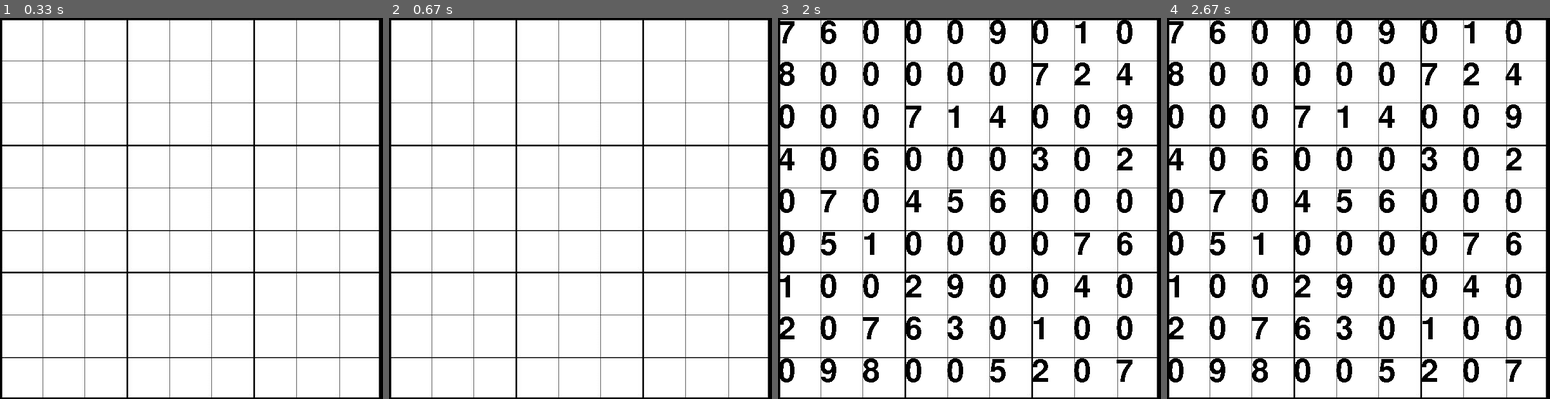
Above: before the commit, frames 1-4 (left to right).
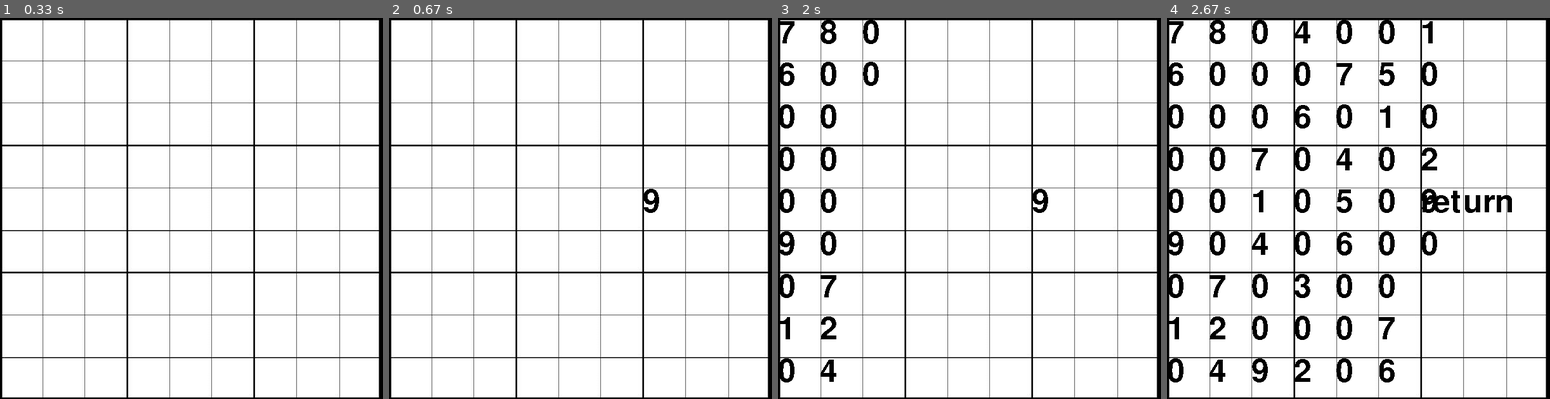
Above: after the commit, the same moments.

Repository: TedGraveson/Suduko
Game: pygame game, started from Suduko.py
Same seed, same stepped clock (60 frames per second), same inputs: the game is played once before the commit and once after it.
Inputs (mouse positions are in pixels of both pictures, inside the frame that each line leads up to):
- Up to frame 1 (0.33 s): no input
- Up to frame 2 (0.67 s): click (676, 208) at 0.38 s
- Up to frame 3 (2 s): tap Enter at 1.67 s
- Up to frame 4 (2.67 s): no input

Frame 1 is identical in both runs. In frame 2, 0.2% of the frame differs, in the area x 66-71%, y 44-52%; in frame 3, 9.4%, in the area x 0-93%, y 0-96%; in frame 4, 6.8%.

Commit message:
Grid updates
Can change grid with keyboard input, still needs work with rectangle blits

Diff:
--- a/Suduko.py
+++ b/Suduko.py
@@ -4,6 +4,9 @@
 
 boardImg = pygame.image.load("SudokuBoard900.jpg")
 boardImg = pygame.transform.scale(boardImg, (600, 600))
+
+white = (255,255,255)
+
 class GridSquare():
     def __init__(self, pos, num):
         self.pos = pos
@@ -19,10 +22,13 @@
     def setNum(self, num):
         self.num = num
 
+    def setSelect(self, state):
+        self.selected = state
+
     def __str__(self):
         return str(self.num)
 
-class Board():
+class Suduko():
     def __init__(self, board):
         self.boardState = []
         for row in range(len(board)):
@@ -46,19 +52,23 @@
     def getSquare(self, pos):
         return self.boardState[pos[0]][pos[1]]
 
+    def selectSquare(self, pos):
+        self.getSquare(pos).setSelect(True)
+
 
 
 class SudukoGUI():
-    def __init__(self, board):
+    def __init__(self, suduko):
         pygame.init()
         self.running = True
-        self.board = board
+        self.board = suduko
         self.windowSize = (900, 600)
         self.boardWidth = 600
         self.boardHeight = 600
         self.screen = pygame.display.set_mode(self.windowSize)
         self.screen.blit(boardImg, (0,0))
         self.font = pygame.font.Font('freesansbold.ttf', 50)
+        self.focusSquare = (0,0)
         pygame.display.update()
         self.startGame()
 
@@ -72,15 +82,12 @@
     def drawSquare(self, gridSquare):
         #Number to be drawn
         square = self.font.render(str(gridSquare.getNum()), False, (0,0,0))
-        print(gridSquare.getPos()[0])
-        print(gridSquare.getPos()[1])
-        print(self.windowSize[0]/3)
         boardWidth = self.windowSize[0]-(self.windowSize[0]/3)
         boardHeight = self.windowSize[1]
         xPos = boardWidth/9 * gridSquare.getPos()[1]
         yPos = boardHeight/9 * gridSquare.getPos()[0]
-        self.screen.blit(square, (xPos, yPos))
-
+        self.screen.blit(square, (yPos, xPos))
+        pygame.display.update()
 
 
     def startGame(self):
@@ -89,54 +96,22 @@
                 if event.type == pygame.QUIT:
                     self.running = False
                 elif event.type == pygame.KEYDOWN:
+                    self.board.setSquare(self.focusSquare, pygame.key.name(event.key))
                     self.drawBoard()
                 elif event.type == pygame.MOUSEBUTTONDOWN:
                     pos = pygame.mouse.get_pos()
-                    print(pos)
-                    row = -1
-                    col = -1
-                    if pos[0] < self.boardWidth/9:
-                        col = 0
-                    elif pos[0] >= self.boardWidth/9 * 1 and pos[0]  < self.boardWidth/9 *2:
-                        col = 1
-                    elif pos[0] >= self.boardWidth/9 * 2 and pos[0]  < self.boardWidth/9 *3:
-                        col = 2
-                    elif pos[0] >= self.boardWidth/9 * 3 and pos[0]  < self.boardWidth/9 *4:
-                        col = 3
-                    elif pos[0] >= self.boardWidth/9 * 4 and pos[0]  < self.boardWidth/9 *5:
-                        col = 4
-                    elif pos[0] >=self.boardWidth/9 * 5 and pos[0]  < self.boardWidth/9 *6:
-                        col = 5
-                    elif pos[0] >= self.boardWidth/9 * 1 and pos[0]  < self.boardWidth/9 *7:
-                        col = 6
-                    elif pos[0] >= self.boardWidth/9 * 7 and pos[0]  < self.boardWidth/9 *8:
-                        col = 7
-                    elif pos[0] >= self.boardWidth/9 * 8 and pos[0]  <= self.boardWidth/9 *9:
-                        col = 8
-                    print(col)
-                    if pos[1] < self.boardHeight/9:
-                        row = 0
-                    elif pos[1] >= self.boardHeight/9 * 1 and pos[1]  < self.boardHeight/9 *2:
-                        row = 1
-                    elif pos[1] >= self.boardHeight/9 * 2 and pos[1]  < self.boardHeight/9 *3:
-                        row = 2
-                    elif pos[1] >= self.boardHeight/9 * 3 and pos[1]  < self.boardHeight/9 *4:
-                        row = 3
-                    elif pos[1] >= self.boardHeight/9 * 4 and pos[1]  < self.boardHeight/9 *5:
-                        row = 4
-                    elif pos[1] >= self.boardHeight/9 * 5 and pos[1]  < self.boardHeight/9 *6:
-                        row = 5
-                    elif pos[1] >= self.boardHeight/9 * 1 and pos[1]  < self.boardHeight/9 *7:
-                        row = 6
-                    elif pos[1] >= self.boardHeight/9 * 7 and pos[1]  < self.boardHeight/9 *8:
-                        row = 7
-                    elif pos[1] >= self.boardHeight/9 * 8 and pos[1]  <= self.boardHeight/9 *9:
-                        row = 8
-                    print(row)
+                    if pos[0] <= 600:
+                        col = int(pos[0] // (self.boardWidth/9))
+                        row = int(pos[1] // (self.boardHeight/9))
+                        self.drawSquare(self.board.getSquare((row,col)))
+                        self.board.selectSquare((row,col))
+                        self.focusSquare = (row,col)
+
+
                 elif event.type == pygame.VIDEORESIZE:
                     self.screen = pygame.display.set_mode((self.screen.get_width(),self.screen.get_height()), pygame.RESIZABLE)
                     self.screen.blit(boardImg, (0,0))
-                    pygame.display.update()
+            pygame.display.update()
 
 
 arr = [
@@ -164,7 +139,7 @@
 
 
 
-test = Board(arr)
+test = Suduko(arr)
 suduko = SudukoGUI(test)
 
 # test.printBoard()
